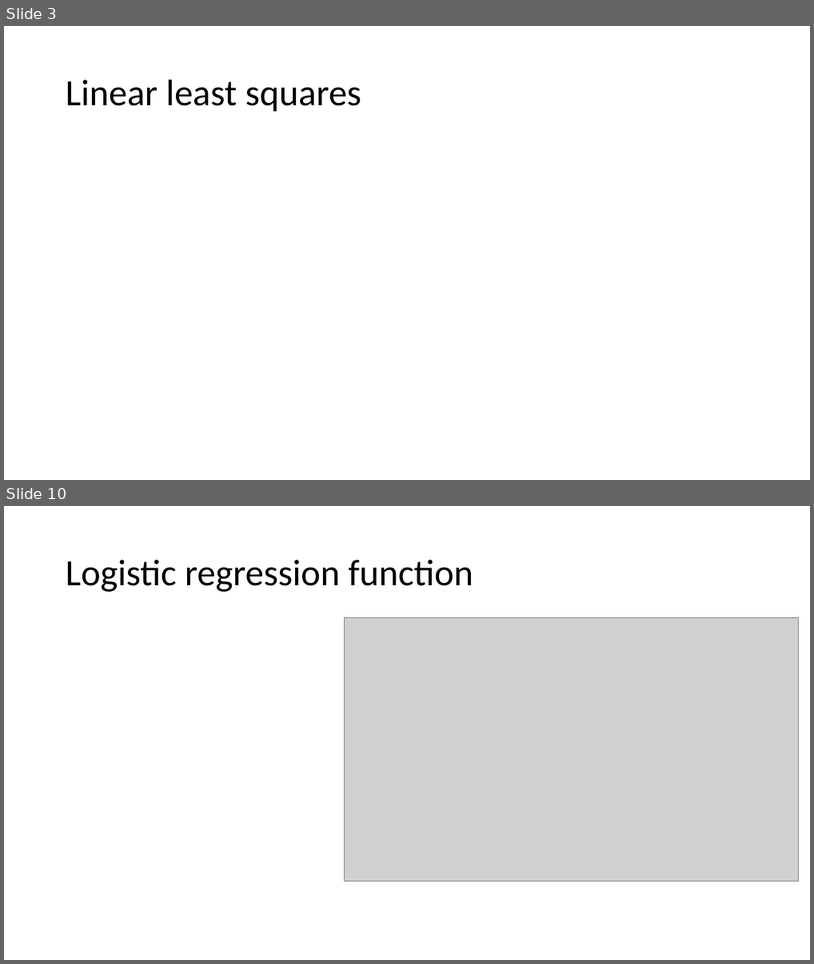
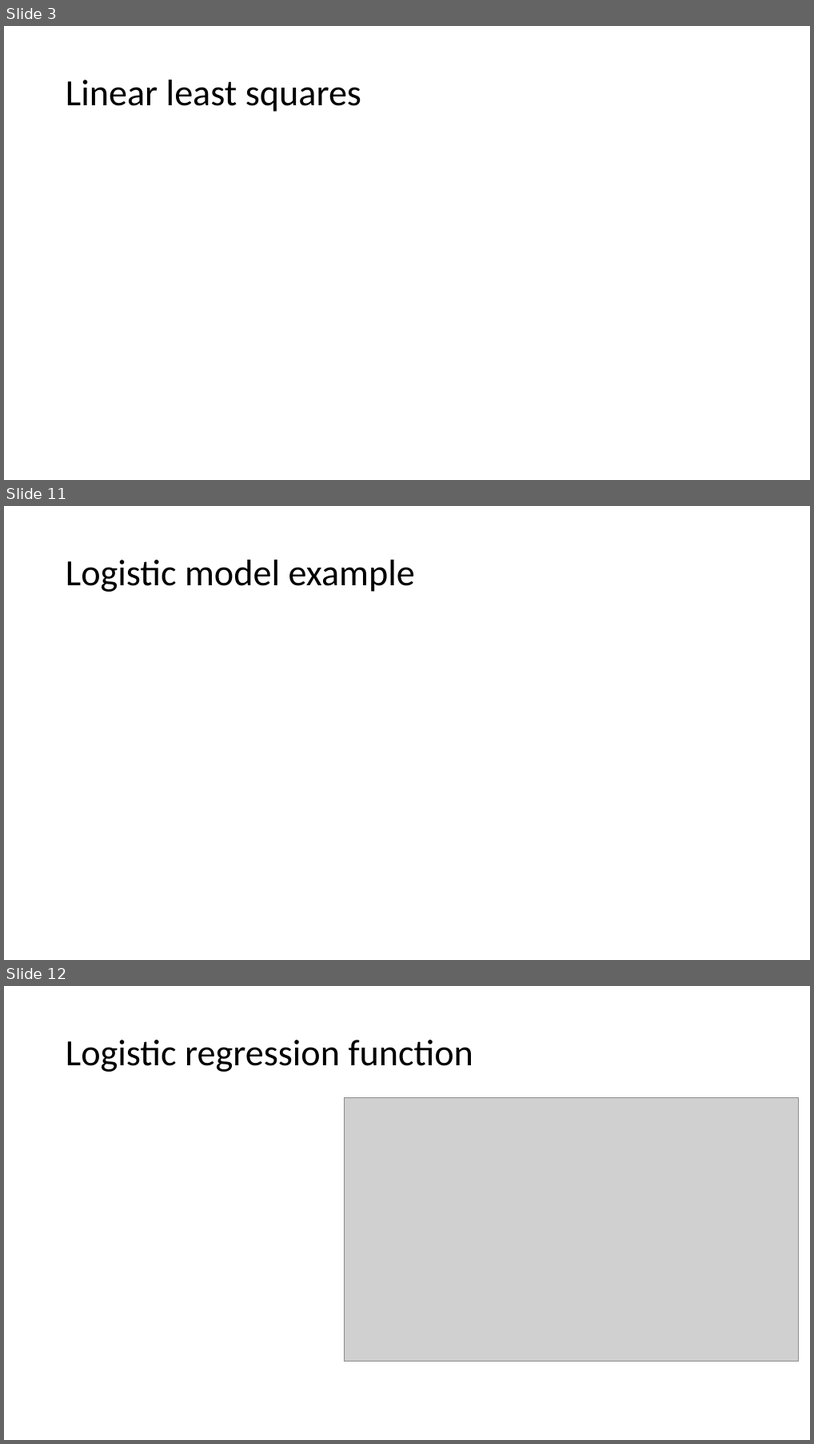
Before and after one commit to russellu/cs405, a slide deck: Lecture_08.pptx. Shown one above the other, each under a label of ours: slides 3 and 10 before the commit, slides 3, 11 and 12 after it; the slides between them are not shown. The pictures are 814x964 and 814x1444 pixels, drawn with LibreOffice and Linux fonts; fonts in the diff are those of the drawing; grey boxes stand for pictures. Boxes give left, top, right and bottom in pixels: in the first picture for what was removed or moved away, otherwise in the second. Text is boxed around its words. In the diff, an @@ line names an element or a change of style, - is before the commit and + after.

```diff
--- a/Lecture_08.pptx
+++ b/Lecture_08.pptx
@@ slide 11 added at box(4, 506, 810, 960), background #FFFFFF @@
@@ title added at box(66, 560, 415, 592), 44 pt, text #000000 @@
+Logistic model example
@@ what was slide 10 is now slide 12 @@
```
Also in this commit, not shown: 9 slides changed, 2 other slides added, 1 slide removed.
